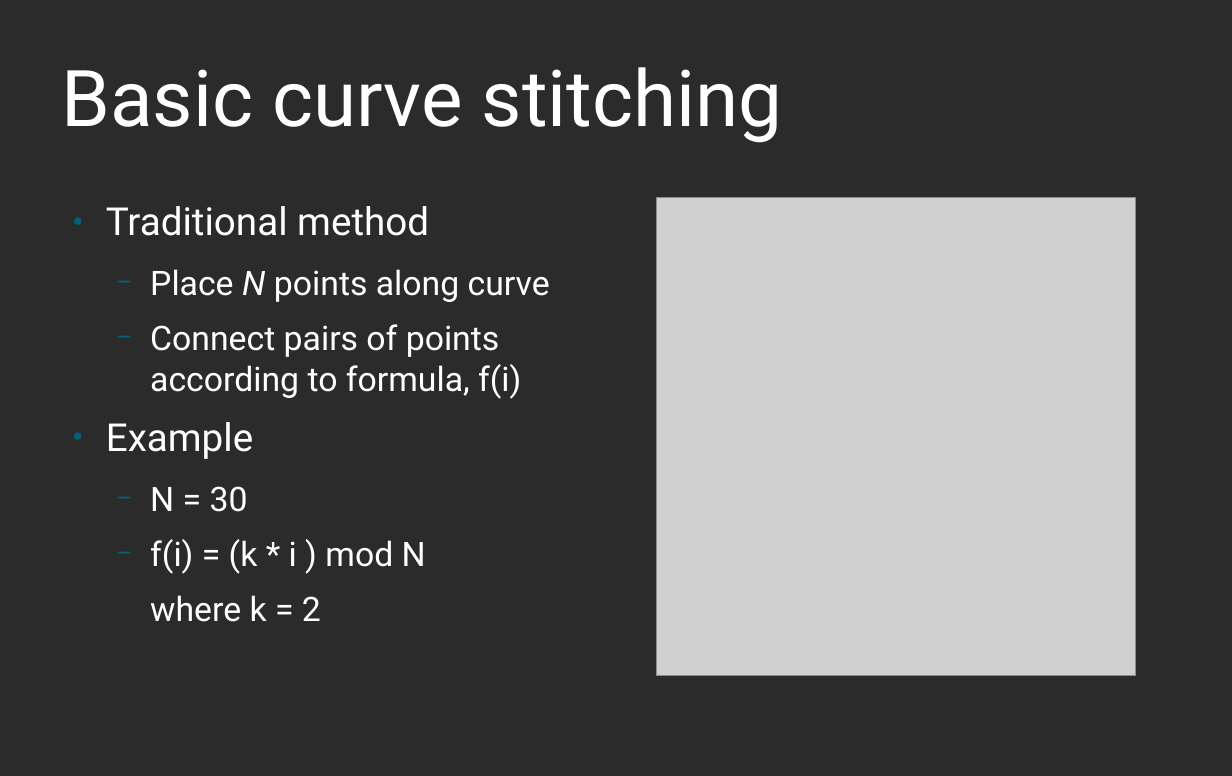
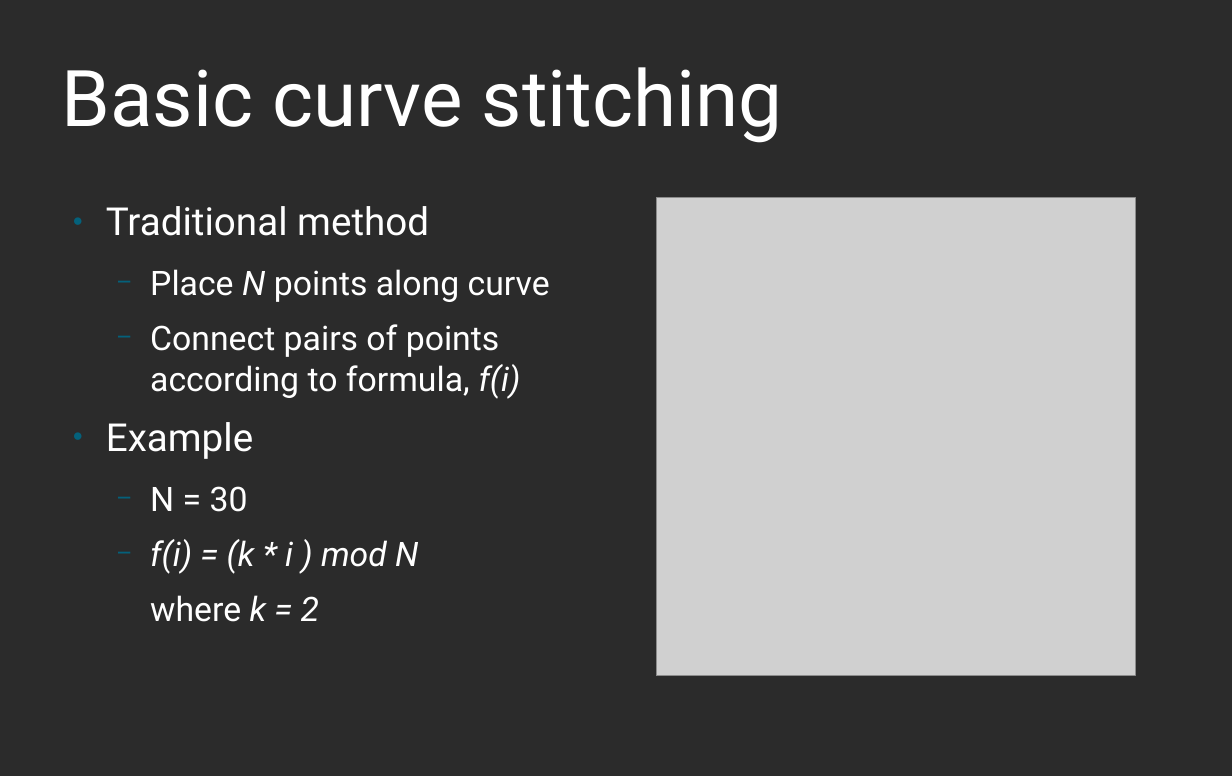
Before and after one commit to nicholsonja/Bridges-2019, a slide deck: slide 2 of presentation/presentation.odp. Drawn at 1232x776 pixels with LibreOffice and Linux fonts; fonts in the diff are those of the drawing; grey boxes stand for pictures; background and template pictures are left out; a plain dark background stands for a picture behind light text. Boxes give left, top, right and bottom in pixels: in the first picture for what was removed or moved away, otherwise in the second. Text is boxed around its words. In the diff, an @@ line names an element or a change of style, - is before the commit and + after.

```diff
--- a/presentation/presentation.odp
+++ b/presentation/presentation.odp
@@ text at box(150, 324, 521, 622): italic on in "f(i)", "f(i) = (k * i ) mod ...", "k = 2" @@
```
Also in this commit, not shown: 1 other slide changed.
